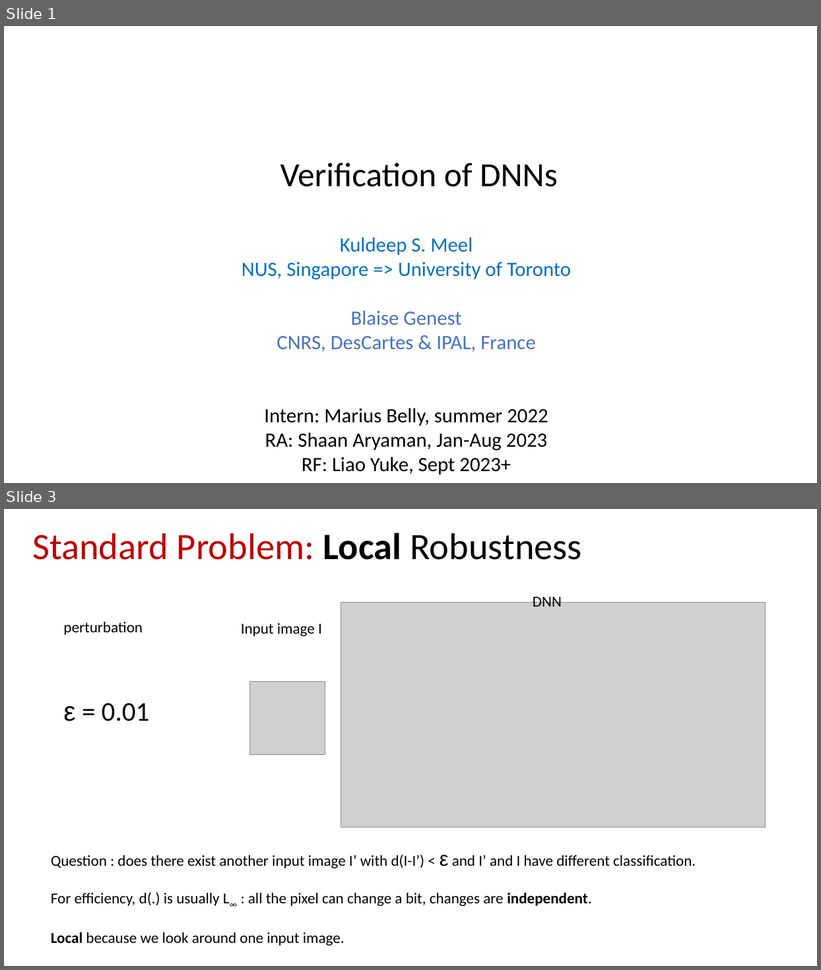
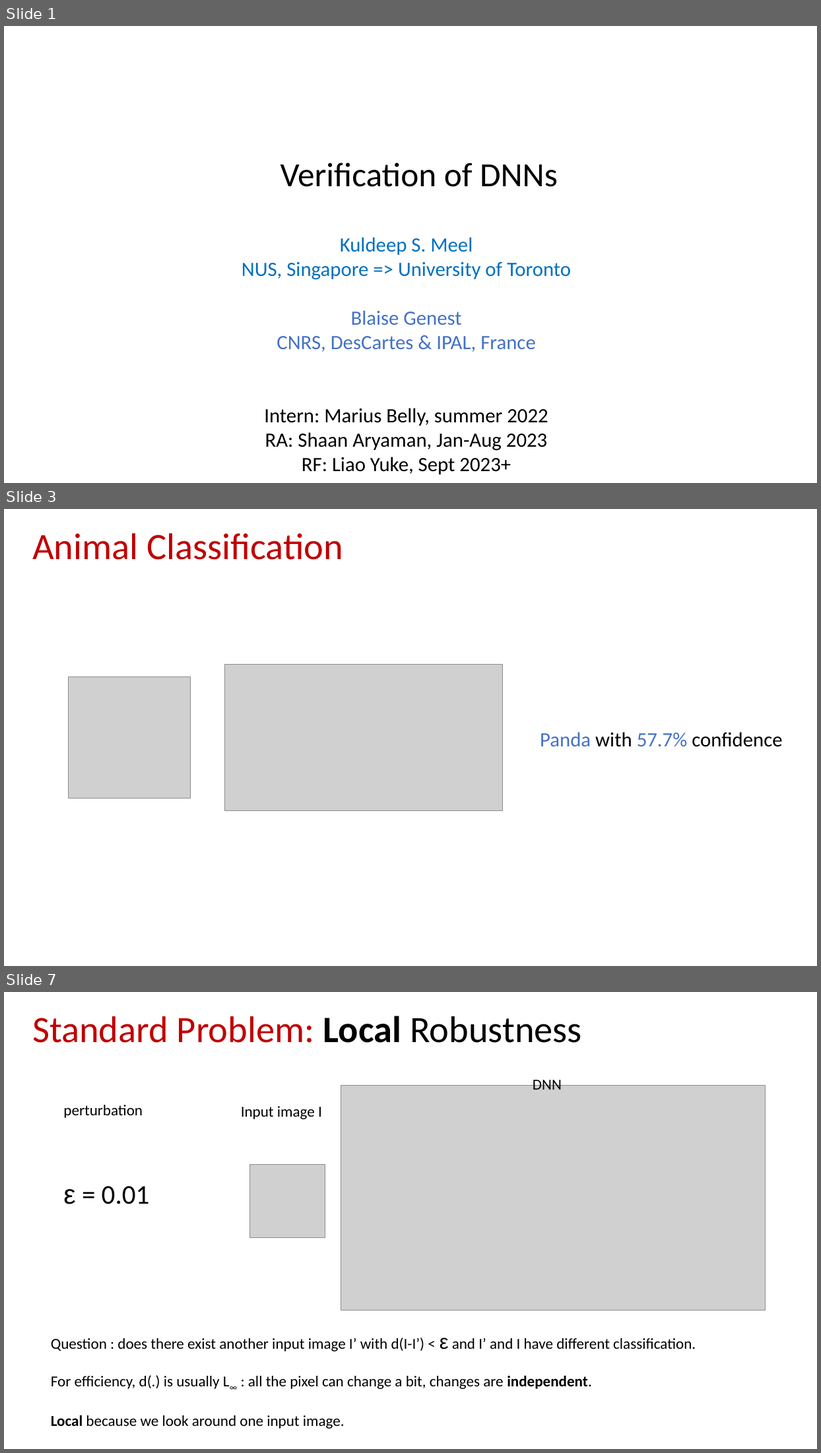
Before and after one commit to blaisegenest/vericompensate, a slide deck: lipschitz/Liptscitz.pptx. Shown one above the other, each under a label of ours: slides 1 and 3 before the commit, slides 1, 3 and 7 after it; the slides between them are not shown. The pictures are 821x970 and 821x1453 pixels, drawn with LibreOffice and Linux fonts; fonts in the diff are those of the drawing; grey boxes stand for pictures. Boxes give left, top, right and bottom in pixels: in the first picture for what was removed or moved away, otherwise in the second. Text is boxed around its words. In the diff, an @@ line names an element or a change of style, - is before the commit and + after.

```diff
--- a/lipschitz/Liptscitz.pptx
+++ b/lipschitz/Liptscitz.pptx
@@ slide 3 added at [4,509,817,966], background #FFFFFF @@
@@ title added at [32,533,343,560], 44 pt, text #C00000 @@
+Animal Classification
@@ picture added at [225,665,502,811] @@
@@ picture added at [69,677,191,799] @@
@@ text added at [540,732,782,747], 24 pt, text #000000 @@
+Panda with 57.7% confidence
@@ what was slide 3 is now slide 7 @@
```
Also in this commit, not shown: 12 slides changed, 5 other slides added, 2 other files.
